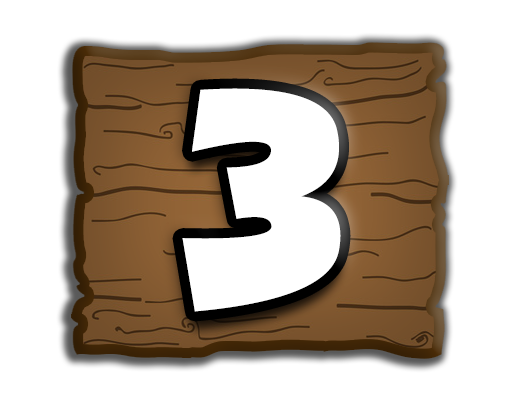
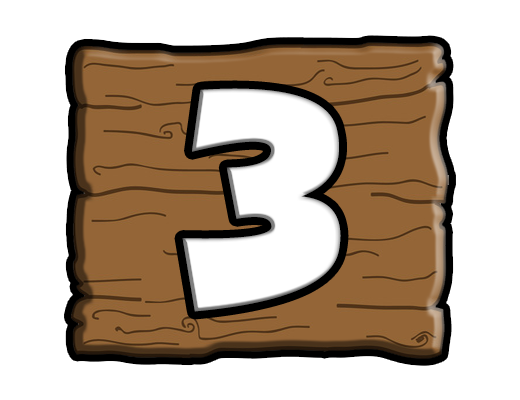
Before/after of a w=520, h=400 layered artwork. What changed in the layer stack:
pixels changed over (56, 33, 458, 372) (layer not identified)
